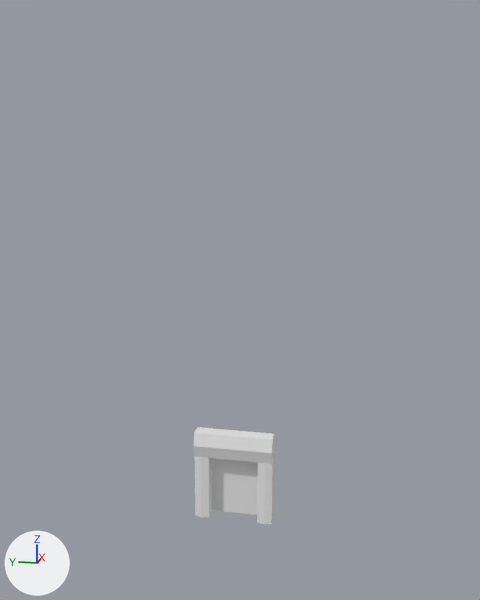
A saved change to the FBX model WeFixIt/Assets/Models/NathanLand/Environment/Props/WaterTotten.fbx.
One viewpoint serves both versions: a 50 mm camera at (-14.69, -2.84, 9.76) aimed at (-0.11, 0.08, 6.12). Arrows for +X, +Y and +Z are at lower left; the lights stay in place. Where no turn or scale is listed for an object, it has been applied to the vertices.
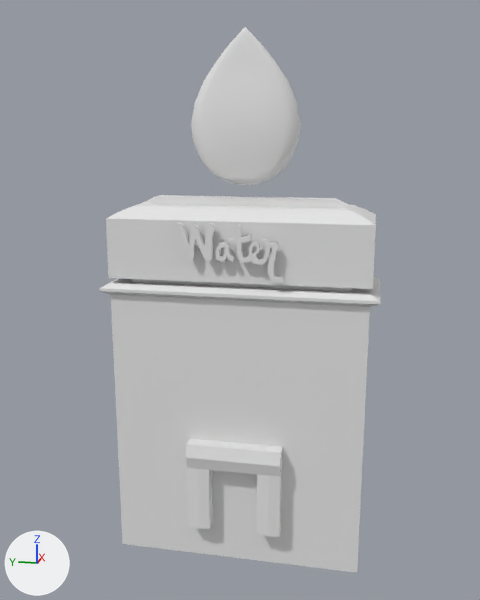
Pixel boxes (x1, y1, x2, y2) of what changed, in the pictures (480 x 600 px):
'Plane', added: after (99, 195, 381, 573)
'Plane.003', added: after (191, 27, 301, 185)
'Plane.001', reshaped (17% wider): before (193, 427, 275, 524); after (186, 439, 282, 537)
'Plane.002', added: after (176, 223, 284, 283)

Diff of the bpy script that builds the scene:
```diff
--- a/WeFixIt/Assets/Models/NathanLand/Environment/Props/WaterTotten.fbx.py
+++ b/WeFixIt/Assets/Models/NathanLand/Environment/Props/WaterTotten.fbx.py
@@ me_plane_005 @@
 # used by ob_plane_001; location = (0.0, 0.0, 0.0)
-me_plane_005.from_pydata(...)  # 48 vertices, 38 faces; spans x -1.37..-1.0, y -0.89..0.89, z 1.2..3.29
+me_plane_005.from_pydata(...)  # 48 vertices, 38 faces; spans x -1.37..-1.0, y -1.08..1.08, z 0.9..2.99
+# me_plane_005 part 1: 48 of 48 vertices moved; they spanned x -1.37..-1.0, y -0.89..0.89, z 1.2..3.29 and now span x -1.37..-1.0, y -1.08..1.08, z 0.9..2.99; mean shift (0.0, 0.0, -0.3); largest move (-1.0, 0.89, 1.2) -> (-1.0, 1.08, 0.9)
 me_plane_005.materials.append(mat_water)
@@ me_plane_006 @@
+me_plane_006.from_pydata(...)  # 228 vertices, 218 faces; spans x -1.12..1.12, y -3.07..3.07, z 0.0..8.44
+me_plane_006.materials.append(mat_water)  # white #e7e7e7
@@ me_plane_004 @@
+me_plane_004.from_pydata(...)  # 274 vertices, 272 faces; spans x -0.32..0.32, y -1.22..1.22, z -1.76..1.53
+me_plane_004.materials.append(mat_water)  # white #e7e7e7
@@ me_plane_002 @@
+me_plane_002.from_pydata(...)  # 376 vertices, 374 faces; spans x -0.1..0.0, y -1.9..0.39, z -0.68..0.53
+me_plane_002.materials.append(mat_water)  # white #e7e7e7
@@ ob_plane @@
+ob_plane = bpy.data.objects.new('Plane', me_plane_006)
+ob_plane.location = (0.0, 0.0, 0.0)
@@ ob_plane_003 @@
+ob_plane_003 = bpy.data.objects.new('Plane.003', me_plane_004)
+ob_plane_003.location = (0.07, 0.0, 10.47)
@@ ob_plane_002 @@
+ob_plane_002 = bpy.data.objects.new('Plane.002', me_plane_002)
+ob_plane_002.location = (-1.09, 0.84, 7.48)
```
